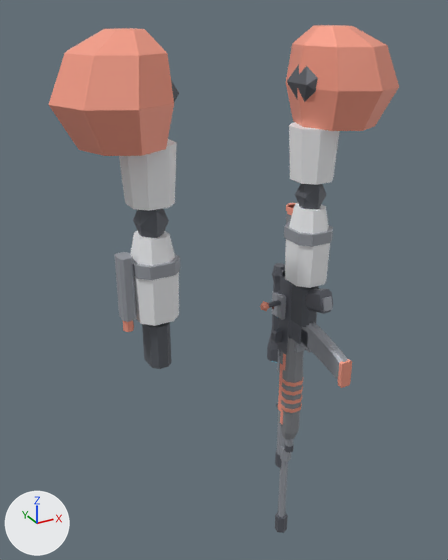
One commit to the glTF model game/player/robot/bulwark_arms.glb: the scene before it, then after it.
The view is the same before and after, from a 50 mm camera at (-0.702, -1.218, 1.558) aimed at (0.01, 0.077, 0.911). Arrows for +X, +Y and +Z are at lower left; the lights stay in place. The picture after the commit comes second. Vertices at exactly the same position are counted once.

Before the edit, the objects in view are built like this:
```python
me_bulwarkarms = bpy.data.meshes.new('BulwarkArms')
me_bulwarkarms.from_pydata(...)  # 1272 vertices, 2216 faces; spans x -0.41..0.41, y -0.19..0.15, z -0.03..1.52
me_bulwarkarms.materials.append(mat_armor)  # white #f3f5f7
me_bulwarkarms.materials.append(mat_accent)  # beige #f9a089
me_bulwarkarms.materials.append(mat_joint)  # dark grey #61656c
me_bulwarkarms.materials.append(mat_detail)  # grey #a2a6ad
me_bulwarkarms.materials.append(mat_pistol_gun)  # grey #73767e
me_bulwarkarms.materials.append(mat_pistol_detail)  # grey #a2a6ad
me_bulwarkarms.materials.append(mat_pistol_accent)  # beige #f9a089
me_bulwarkarms.materials.append(mat_shotgun_gun)  # grey #73767e
me_bulwarkarms.materials.append(mat_shotgun_detail)  # grey #a2a6ad
me_bulwarkarms.materials.append(mat_shotgun_accent)  # beige #f9a089
me_bulwarkarms.materials.append(mat_shotgun_polymer)  # grey #8e9095
me_bulwarkarms.materials.append(mat_rifle_gun)  # grey #73767e
me_bulwarkarms.materials.append(mat_rifle_detail)  # grey #a2a6ad
me_bulwarkarms.materials.append(mat_rifle_accent)  # beige #f9a089
me_bulwarkarms.materials.append(mat_rifle_lens)  # dark blue #3f5969, glowing cyan #59b3cb
me_bulwarkarms.materials.append(mat_rifle_polymer)  # grey #8e9095
me_bulwarkarms.materials.append(mat_sniper_gun)  # grey #73767e
me_bulwarkarms.materials.append(mat_sniper_detail)  # grey #a2a6ad
me_bulwarkarms.materials.append(mat_sniper_accent)  # beige #f9a089
me_bulwarkarms.materials.append(mat_sniper_lens)  # dark blue #3f5969, glowing cyan #59b3cb
me_bulwarkarms.materials.append(mat_sniper_polymer)  # grey #8e9095
ob_bulwarkarms = bpy.data.objects.new('BulwarkArms', me_bulwarkarms)
ob_bulwarkarms.location = (0.0, 0.0, 0.0)
```
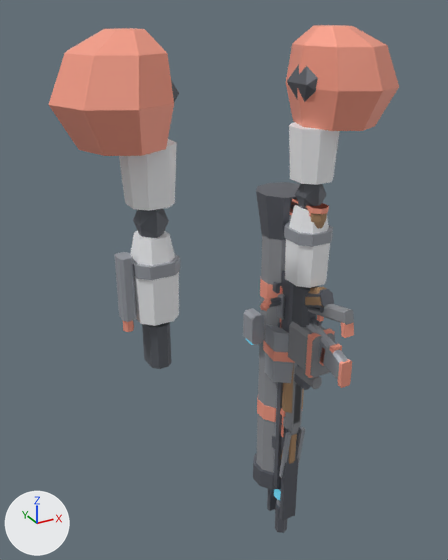
Diff of the bpy script that builds the scene:
```diff
--- a/game/player/robot/bulwark_arms.glb.py
+++ b/game/player/robot/bulwark_arms.glb.py
@@ me_bulwarkarms @@
-me_bulwarkarms.from_pydata(...)  # 1272 vertices, 2216 faces; spans x -0.41..0.41, y -0.19..0.15, z -0.03..1.52
+me_bulwarkarms.from_pydata(...)  # 3366 vertices, 5811 faces; spans x -0.41..0.41, y -0.19..0.19, z -0.03..1.52
+# me_bulwarkarms part 1: the loose piece of 16 vertices spanning x 0.2..0.23, y -0.1..0.03, z 0.81..0.9 is copied, and the copy is moved by (0.0, -0.01, 0.0), in mat_revolver_gun (grey #73767e); it spans x 0.2..0.23, y -0.1..0.02, z 0.81..0.9
+# me_bulwarkarms part 2: the loose piece of 16 vertices spanning x 0.2..0.23, y -0.1..0.03, z 0.81..0.9 is copied, and the copy is scaled about its middle by (0.998, 0.742, 0.79), then moved by (0.0, -0.02, 0.0), in mat_revolver_wood (brown #ad8965); it spans x 0.19..0.23, y -0.1..0.0, z 0.82..0.9
+# me_bulwarkarms part 3: the loose piece of 8 vertices spanning x 0.21..0.22, y -0.02..-0.01, z 0.76..0.83 is copied, and the copy is scaled about its middle by (2.33, 1.14, 0.542), then moved by (0.0, -0.17, 0.04), in mat_machine_pistol_accent (beige #f9a089); it spans x 0.2..0.23, y -0.19..-0.17, z 0.82..0.85
+# me_bulwarkarms part 4: the loose piece of 16 vertices spanning x 0.19..0.24, y 0.02..0.05, z 0.7..0.89 is copied, and the copy is turned 78 degrees about the x axis through its middle and scaled by 1.09, then moved by (0.0, -0.11, 0.05), in mat_machine_pistol_polymer (grey #8e9095); it spans x 0.2..0.23, y -0.19..0.03, z 0.81..0.89
+# me_bulwarkarms part 5: a new loose piece, a box spanning x 0.179..0.251, y 0.041..0.059, z 0.175..0.705, in mat_break_action_gun (grey #73767e)
+# me_bulwarkarms part 6: a new loose piece, an 8-sided cylinder along z spanning x 0.182..0.214, y 0.05..0.082, z 0.175..0.705, in mat_break_action_detail (grey #a2a6ad)
+# me_bulwarkarms part 7: 1714 vertices added at x 0.12..0.29, y -0.15..0.19, z 0.04..1.12
+# other edits to the shape of me_bulwarkarms do not show in these pictures
 me_bulwarkarms.materials.append(mat_armor)
@@ me_bulwarkarms @@
 me_bulwarkarms.materials.append(mat_sniper_polymer)
+me_bulwarkarms.materials.append(mat_revolver_gun)  # grey #73767e
+me_bulwarkarms.materials.append(mat_revolver_detail)  # grey #a2a6ad
+me_bulwarkarms.materials.append(mat_revolver_accent)  # beige #f9a089
+me_bulwarkarms.materials.append(mat_revolver_wood)  # brown #ad8965
+me_bulwarkarms.materials.append(mat_machine_pistol_gun)  # grey #73767e
+me_bulwarkarms.materials.append(mat_machine_pistol_detail)  # grey #a2a6ad
+me_bulwarkarms.materials.append(mat_machine_pistol_accent)  # beige #f9a089
+me_bulwarkarms.materials.append(mat_machine_pistol_polymer)  # grey #8e9095
+me_bulwarkarms.materials.append(mat_break_action_gun)  # grey #73767e
+me_bulwarkarms.materials.append(mat_break_action_detail)  # grey #a2a6ad
+me_bulwarkarms.materials.append(mat_break_action_accent)  # beige #f9a089
+me_bulwarkarms.materials.append(mat_break_action_wood)  # brown #ad8965
+me_bulwarkarms.materials.append(mat_smg_gun)  # grey #73767e
+me_bulwarkarms.materials.append(mat_smg_detail)  # grey #a2a6ad
+me_bulwarkarms.materials.append(mat_smg_accent)  # beige #f9a089
+me_bulwarkarms.materials.append(mat_smg_lens)  # dark blue #3f5969, glowing cyan #59b3cb
+me_bulwarkarms.materials.append(mat_smg_polymer)  # grey #8e9095
+me_bulwarkarms.materials.append(mat_burst_rifle_gun)  # grey #73767e
+me_bulwarkarms.materials.append(mat_burst_rifle_detail)  # grey #a2a6ad
+me_bulwarkarms.materials.append(mat_burst_rifle_accent)  # beige #f9a089
+me_bulwarkarms.materials.append(mat_burst_rifle_lens)  # dark blue #3f5969, glowing cyan #59b3cb
+me_bulwarkarms.materials.append(mat_burst_rifle_polymer)  # grey #8e9095
+me_bulwarkarms.materials.append(mat_lmg_gun)  # grey #73767e
+me_bulwarkarms.materials.append(mat_lmg_detail)  # grey #a2a6ad
+me_bulwarkarms.materials.append(mat_lmg_accent)  # beige #f9a089
+me_bulwarkarms.materials.append(mat_lmg_polymer)  # grey #8e9095
+me_bulwarkarms.materials.append(mat_lever_action_gun)  # grey #73767e
+me_bulwarkarms.materials.append(mat_lever_action_detail)  # grey #a2a6ad
+me_bulwarkarms.materials.append(mat_lever_action_accent)  # beige #f9a089
+me_bulwarkarms.materials.append(mat_lever_action_wood)  # brown #ad8965
+me_bulwarkarms.materials.append(mat_bolt_action_gun)  # grey #73767e
+me_bulwarkarms.materials.append(mat_bolt_action_detail)  # grey #a2a6ad
+me_bulwarkarms.materials.append(mat_bolt_action_accent)  # beige #f9a089
+me_bulwarkarms.materials.append(mat_bolt_action_wood)  # brown #ad8965
+me_bulwarkarms.materials.append(mat_railgun_gun)  # grey #73767e
+me_bulwarkarms.materials.append(mat_railgun_detail)  # grey #a2a6ad
+me_bulwarkarms.materials.append(mat_railgun_accent)  # beige #f9a089
+me_bulwarkarms.materials.append(mat_railgun_lens)  # dark blue #3f5969, glowing cyan #59b3cb
+me_bulwarkarms.materials.append(mat_railgun_polymer)  # grey #8e9095
+me_bulwarkarms.materials.append(mat_rocket_launcher_gun)  # grey #73767e
+me_bulwarkarms.materials.append(mat_rocket_launcher_detail)  # grey #a2a6ad
+me_bulwarkarms.materials.append(mat_rocket_launcher_accent)  # beige #f9a089
+me_bulwarkarms.materials.append(mat_rocket_launcher_lens)  # dark blue #3f5969, glowing cyan #59b3cb
+me_bulwarkarms.materials.append(mat_rocket_launcher_polymer)  # grey #8e9095
+me_bulwarkarms.materials.append(mat_grenade_launcher_gun)  # grey #73767e
+me_bulwarkarms.materials.append(mat_grenade_launcher_detail)  # grey #a2a6ad
+me_bulwarkarms.materials.append(mat_grenade_launcher_accent)  # beige #f9a089
+me_bulwarkarms.materials.append(mat_grenade_launcher_polymer)  # grey #8e9095
```

Location of each change, (x1, y1, x2, y2) in pixels of the pictures (448 x 560 px):
part 1 of me_bulwarkarms, added: after (320, 289, 334, 307)
part 2 of me_bulwarkarms, added: after (305, 297, 323, 307)
part 3 of me_bulwarkarms, added: after (341, 322, 354, 338)
part 4 of me_bulwarkarms, added: after (308, 304, 354, 325)
part 5 of me_bulwarkarms, added: after (274, 382, 283, 488)
part 6 of me_bulwarkarms, added (mostly hidden): after (273, 382, 278, 473)
part 7 of me_bulwarkarms, added: after (243, 182, 342, 521)
